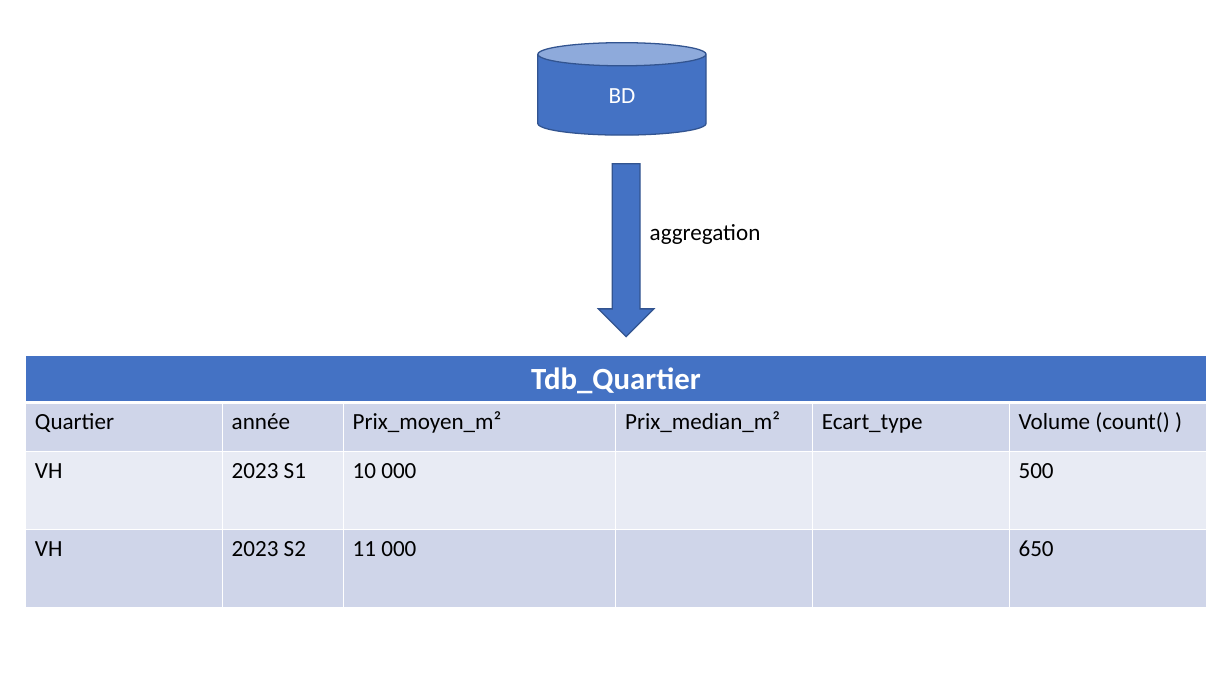
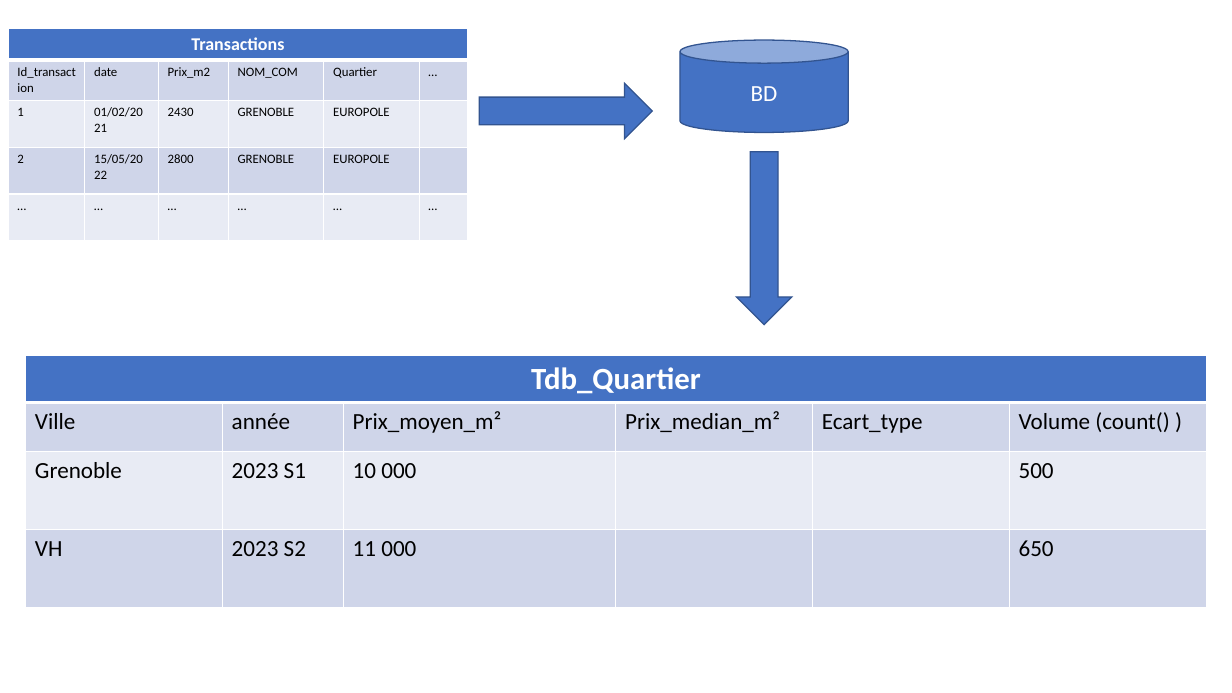
Before and after one commit to ValentinDlh/MLOps_Immobilier_France, a slide deck: slide 2 of Architecture.pptx (slide 4 before the commit). Drawn at 1232x693 pixels with LibreOffice and Linux fonts; fonts in the diff are those of the drawing. Boxes give left, top, right and bottom in pixels: in the first picture for what was removed or moved away, otherwise in the second. Text is boxed around its words. In the diff, an @@ line names an element or a change of style, - is before the commit and + after.

```diff
--- a/Architecture.pptx
+++ b/Architecture.pptx
@@ table added at bbox=[8, 29, 469, 240], 5 rows, 6 columns @@
+Transactions |  |  |  |  | 
+Id_transaction | date | Prix_m2 | NOM_COM | Quartier | …
+1 | 01/02/2021 | 2430 | GRENOBLE | EUROPOLE | 
+2 | 15/05/2022 | 2800 | GRENOBLE | EUROPOLE | 
+… | … | … | … | … | …
@@ cylinder "BD": place and size @@
-cylinder "BD" at bbox=[538, 43, 706, 135]
+cylinder "BD" at bbox=[680, 40, 848, 132]
@@ right arrow added at bbox=[480, 83, 653, 139], fill #4472C4, outline #325491 1 pt @@
@@ right arrow: place and size @@
-right arrow at bbox=[598, 164, 654, 337]
+right arrow at bbox=[736, 152, 792, 325]
@@ text removed at bbox=[650, 224, 761, 244] @@
-aggregation
@@ table at bbox=[26, 356, 1207, 606] @@
-row 2, column 1: Quartier
+row 2, column 1: Ville
-row 3, column 1: VH
+row 3, column 1: Grenoble
```
Also in this commit, not shown: 2 other slides changed, 4 slides removed.
